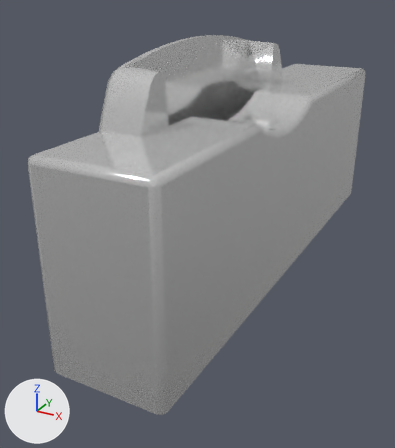
An edit to the Blender file public/assets/token-slot.blend, drawn before and after from the same camera.
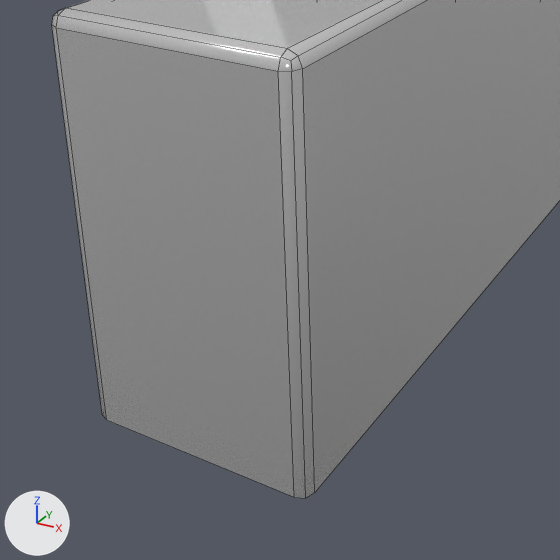
Each version is shown whole from a 50 mm camera at (-0.8665, -0.8113, 0.3975) aimed at (-0.9634, -0.6352, 0.3094), then close up on the part from 0% to 75% of the width and 33% to 100% of the height. Every picture has the same lights, and +X, +Y and +Z are marked at lower left. The close-ups show mesh edges as thin lines.

In view in the first close-up: 'token-slot'.
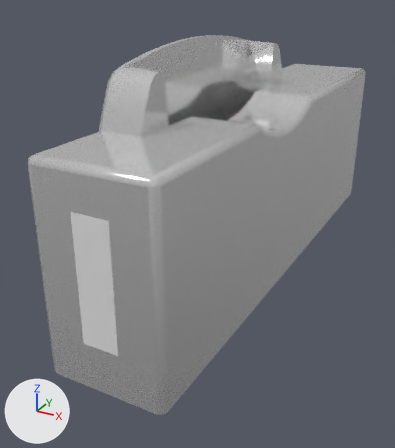
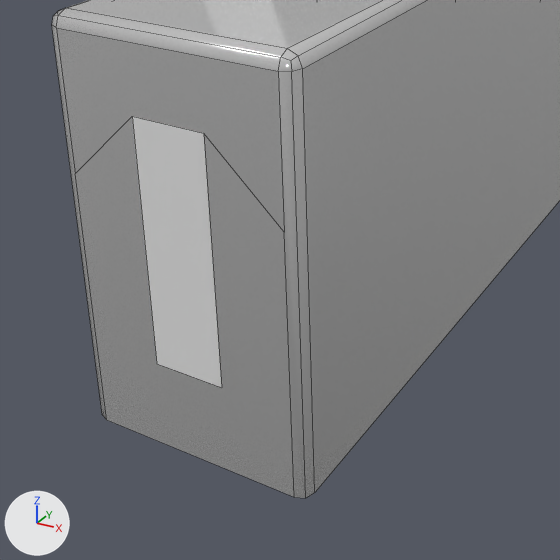
Where the newer file only moved an object's origin or applied its transform, the numbers keep the older frame.

Where the change shows, as pixel boxes (x1, y1, x2, y2) in the close-ups (560 x 560 px):
part 1 of me_token_slot, built on: (52, 25, 306, 498) in both

What the commit changed:
Material 'light' (mat_light) is new.
Its base color is (0.8, 0.8, 0.8) (white #e7e7e7).
me_token_slot has 150 vertices, 115 faces and spans x -0.715..-0.515, y 0.93..0.97, z 0.29..0.38.
me_token_slot is used by ob_token_slot; location (0.0, 0.0, 0.0); rotation (0.0, 0.0, -4.712), in degrees (0, 0, -270).
Verts and faces of me_token_slot; kept vertices keep their numbers, new ones are numbered from 150.
Before the commit, vertices of me_token_slot: 62 (-0.715, 0.968, 0.29) at pixel (106, 419), 63 (-0.714, 0.969, 0.29) at pixel (102, 414), 65 (-0.715, 0.932, 0.29) at pixel (294, 497), 66 (-0.714, 0.931, 0.29) at pixel (305, 498), 67 (-0.715, 0.968, 0.356) at pixel (56, 27).
Before the commit, vertices of me_token_slot: 70 (-0.714, 0.969, 0.356) at pixel (51, 24), 79 (-0.715, 0.932, 0.356) at pixel (278, 71), 82 (-0.714, 0.931, 0.356) at pixel (291, 71).
Part 1, on me_token_slot:
Faces deleted: (62, 65, 79, 67), (62, 67, 70, 63), (65, 66, 82, 79).
New vertex 150 is at (-0.715, 0.968, 0.334), pixel (75, 173).
New vertex 151 is at (-0.715, 0.932, 0.334), pixel (284, 232).
New vertex 152 is at (-0.715, 0.956, 0.345), pixel (132, 116).
New vertex 153 is at (-0.715, 0.944, 0.345), pixel (203, 133).
New vertex 154 is at (-0.715, 0.956, 0.305), pixel (156, 363).
New vertex 155 is at (-0.715, 0.944, 0.305), pixel (221, 387).
New faces: (62, 150, 67, 70, 63), (65, 66, 82, 79, 151), (67, 150, 152, 153, 151, 79), (62, 65, 151, 153, 155, 154, 152, 150) (mat_token_slot (white #f0f0f0)).
New faces: (152, 154, 155, 153) (mat_light (white #e7e7e7)).
me_token_slot now uses material mat_light (white #e7e7e7).
